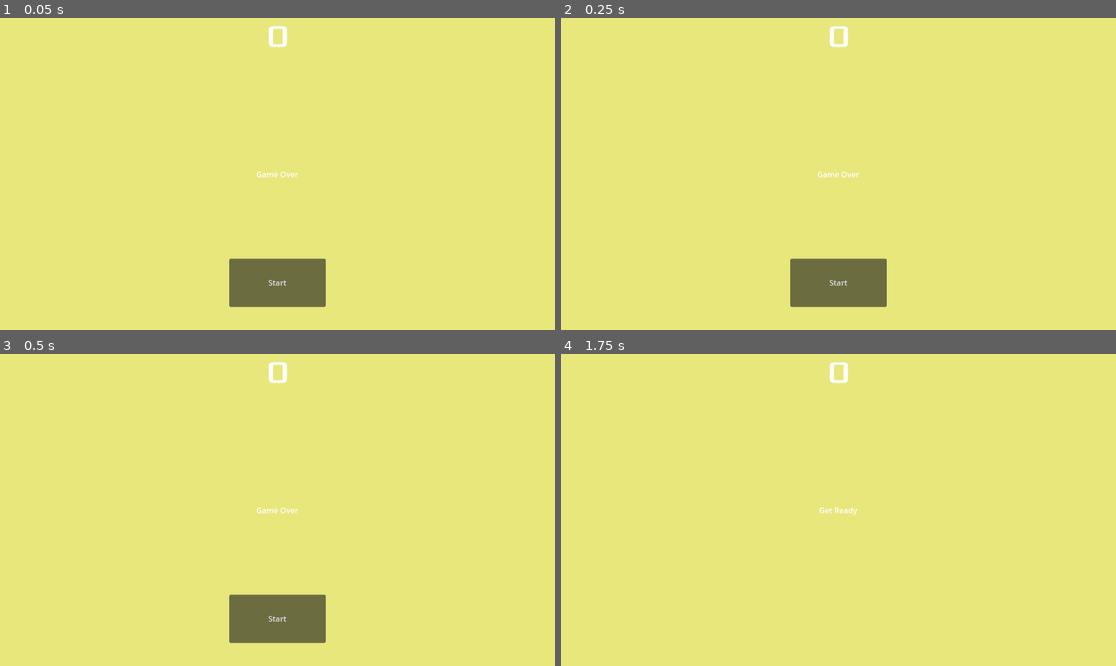
Above: before the commit, frames 1-4 (two rows, left to right).
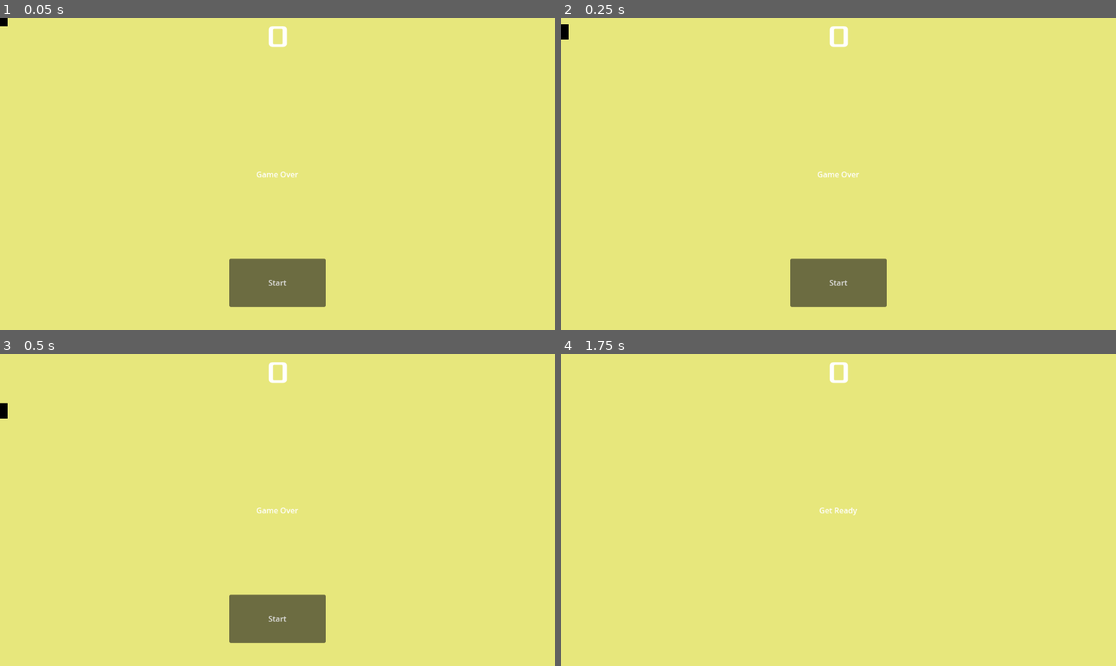
Above: after the commit, the same moments.

Repository: TitledGames/Microwave-Man
Game: Godot game, scene res://main.tscn
The game is run twice, just before and just after one commit, with the same random seed, the same clock (stepped at 60 frames per second) and the same inputs.
Inputs:
- Up to frame 1 (0.05 s): no input
- Up to frame 2 (0.25 s): no input
- Up to frame 3 (0.5 s): no input
- Up to frame 4 (1.75 s): click "Start" at 0.5 s; hold Right (move_right) from 1.28 s (still down); tap Space (jump) at 1.52 s

The runs differ from the first frame. In frame 1, less than 0.1% of the frame differs, in the area x 0-2%, y 0-3%; in frame 2, less than 0.1%; in frame 3, less than 0.1%, in the area x 0-2%, y 15-21%; in frame 4, nothing differs.

Commit message:
Update player_2.tscn
it falls

Diff:
--- a/player_2.tscn
+++ b/player_2.tscn
@@ -1,6 +1,7 @@
-[gd_scene load_steps=3 format=3 uid="uid://bvnhqnq2rqv0q"]
+[gd_scene load_steps=4 format=3 uid="uid://bvnhqnq2rqv0q"]
 
 [ext_resource type="Script" uid="uid://b8t1ohm482x12" path="res://player_2.gd" id="1_wkcja"]
+[ext_resource type="Texture2D" uid="uid://hcg7eaqk7vj2" path="res://assets/player.png" id="2_8xjnt"]
 
 [sub_resource type="RectangleShape2D" id="RectangleShape2D_wkcja"]
 
@@ -13,3 +14,4 @@
 shape = SubResource("RectangleShape2D_wkcja")
 
 [node name="Sprite2D" type="Sprite2D" parent="."]
+texture = ExtResource("2_8xjnt")
